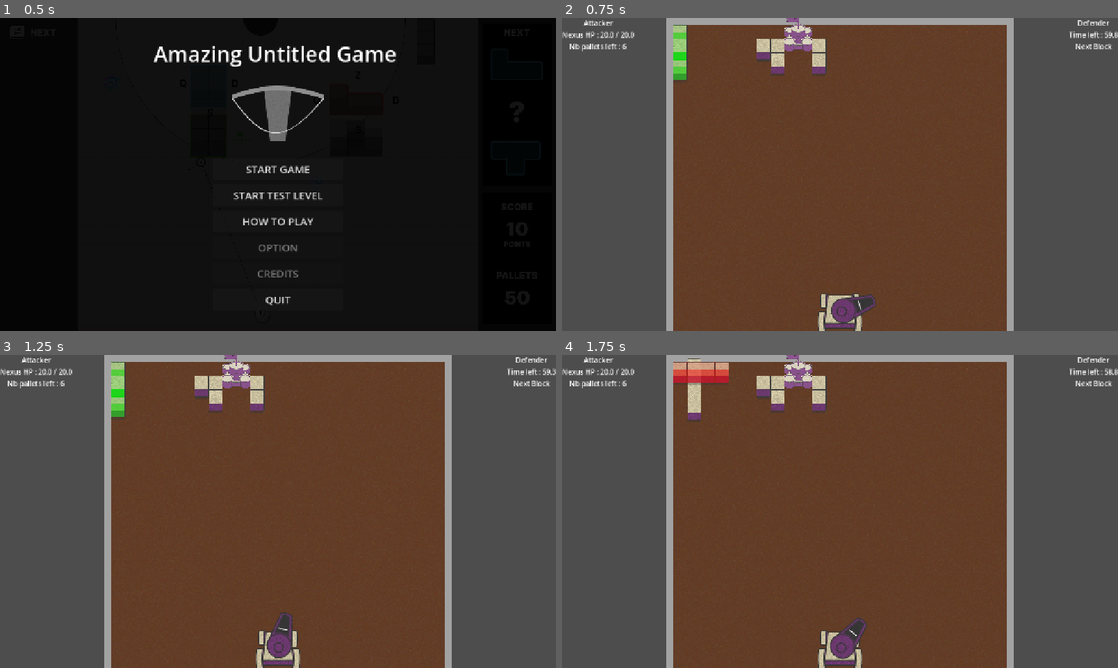
Above: before the commit, frames 1-4 (two rows, left to right).
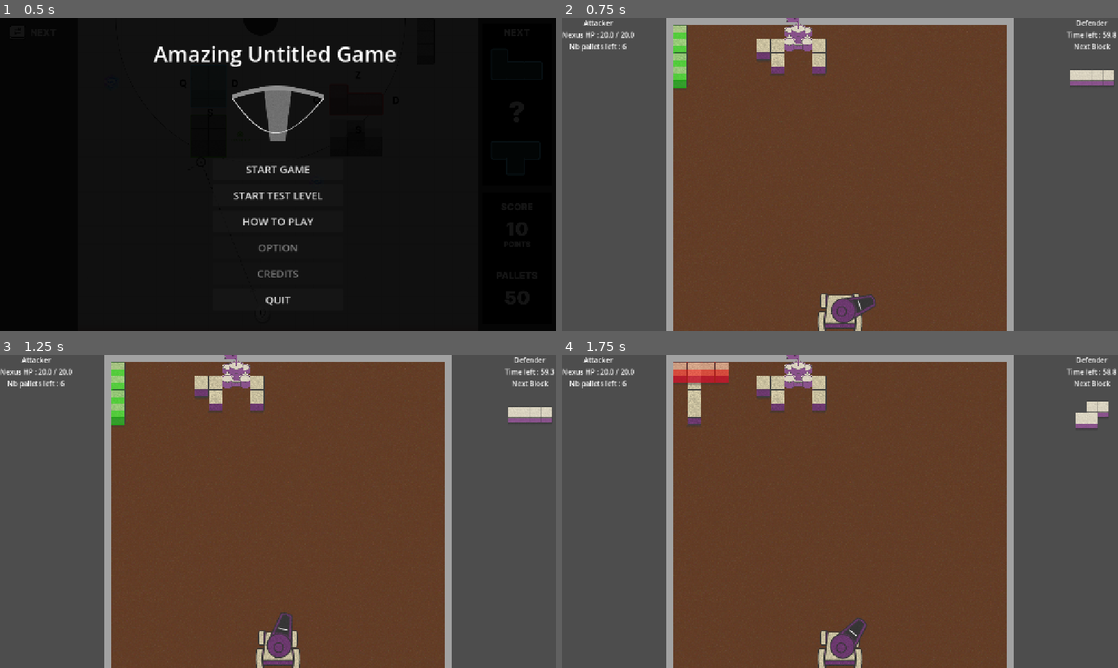
Above: after the commit, the same moments.

Repository: Angele-Bzl/construction
Game: Godot game, scene res://Scenes/title_screen.tscn
The game is run twice, just before and just after one commit, with the same random seed, the same clock (stepped at 60 frames per second) and the same inputs.
Inputs (mouse positions are in pixels of both pictures, inside the frame that each line leads up to):
- Up to frame 1 (0.5 s): no input
- Up to frame 2 (0.75 s): click "START GAME" at 0.5 s
- Up to frame 3 (1.25 s): no input
- Up to frame 4 (1.75 s): move the mouse to (962, 495) at 1.27 s; hold D (right) from 1.28 s (still down); tap Space (snap) at 1.35 s

Frame 1 is identical in both runs. In frame 2, 1.0% of the frame differs, in the area x 20-100%, y 0-23%; in frame 3, 1.0%; in frame 4, 0.8%.

Commit message:
Next pattern s'affiche dans le hud + music in game

Diff:
--- a/construction/Prefabs/BlockPrefabs/PatternPrefabs/pattern.tscn
+++ b/construction/Prefabs/BlockPrefabs/PatternPrefabs/pattern.tscn
@@ -2,9 +2,11 @@
 
 [ext_resource type="PackedScene" uid="uid://dmm0qqj4gh5up" path="res://Prefabs/BlockPrefabs/block.tscn" id="1_fxuyb"]
 [ext_resource type="Script" uid="uid://cym2ok0uucpi0" path="res://Scripts/pattern.gd" id="1_n1af2"]
+[ext_resource type="Texture2D" uid="uid://b4ey0opernhxx" path="res://Assets/UI/Patterns/pattern.png" id="2_5xven"]
 
 [node name="Pattern" type="Node2D" unique_id=103748082]
 script = ExtResource("1_n1af2")
+pattern_img = ExtResource("2_5xven")
 
 [node name="Block" parent="." unique_id=407422604 instance=ExtResource("1_fxuyb")]
 position = Vector2(16, 32)
--- a/construction/Prefabs/BlockPrefabs/PatternPrefabs/pattern_2.tscn
+++ b/construction/Prefabs/BlockPrefabs/PatternPrefabs/pattern_2.tscn
@@ -1,8 +1,10 @@
 [gd_scene format=3 uid="uid://dynd7g2epift3"]
 
 [ext_resource type="PackedScene" uid="uid://du6bvr3c87on8" path="res://Prefabs/BlockPrefabs/PatternPrefabs/pattern.tscn" id="1_2tmu8"]
+[ext_resource type="Texture2D" uid="uid://44e4rw3cjhsv" path="res://Assets/UI/Patterns/pattern2.png" id="2_r2cc6"]
 
 [node name="Pattern2" unique_id=103748082 instance=ExtResource("1_2tmu8")]
+pattern_img = ExtResource("2_r2cc6")
 
 [node name="Block4" parent="." index="3" unique_id=1347714736]
 position = Vector2(48, 64)
--- a/construction/Prefabs/BlockPrefabs/PatternPrefabs/pattern_3.tscn
+++ b/construction/Prefabs/BlockPrefabs/PatternPrefabs/pattern_3.tscn
@@ -1,8 +1,10 @@
 [gd_scene format=3 uid="uid://bkh7r7psrars"]
 
 [ext_resource type="PackedScene" uid="uid://du6bvr3c87on8" path="res://Prefabs/BlockPrefabs/PatternPrefabs/pattern.tscn" id="1_wpsym"]
+[ext_resource type="Texture2D" uid="uid://drxexwtdpn76" path="res://Assets/UI/Patterns/pattern3.png" id="2_sd6il"]
 
 [node name="Pattern3" unique_id=103748082 instance=ExtResource("1_wpsym")]
+pattern_img = ExtResource("2_sd6il")
 
 [node name="Block3" parent="." index="2" unique_id=502402122]
 position = Vector2(48, 64)
--- a/construction/Prefabs/BlockPrefabs/PatternPrefabs/pattern_4.tscn
+++ b/construction/Prefabs/BlockPrefabs/PatternPrefabs/pattern_4.tscn
@@ -1,8 +1,10 @@
 [gd_scene format=3 uid="uid://cygnn1gf052n2"]
 
 [ext_resource type="PackedScene" uid="uid://du6bvr3c87on8" path="res://Prefabs/BlockPrefabs/PatternPrefabs/pattern.tscn" id="1_50ggh"]
+[ext_resource type="Texture2D" uid="uid://cuon2xjhtnbnu" path="res://Assets/UI/Patterns/pattern4.png" id="2_0e8jh"]
 
 [node name="Pattern4" unique_id=103748082 instance=ExtResource("1_50ggh")]
+pattern_img = ExtResource("2_0e8jh")
 
 [node name="Block4" parent="." index="3" unique_id=1347714736]
 position = Vector2(112, 32)
--- a/construction/Prefabs/BlockPrefabs/PatternPrefabs/pattern_5.tscn
+++ b/construction/Prefabs/BlockPrefabs/PatternPrefabs/pattern_5.tscn
@@ -1,10 +1,11 @@
 [gd_scene format=3 uid="uid://djf42kwux6bwf"]
 
 [ext_resource type="PackedScene" uid="uid://du6bvr3c87on8" path="res://Prefabs/BlockPrefabs/PatternPrefabs/pattern.tscn" id="1_mrdss"]
+[ext_resource type="Texture2D" uid="uid://d3nxodnmjvf66" path="res://Assets/UI/Patterns/pattern5.png" id="2_ymqy0"]
 
 [node name="Pattern5" unique_id=103748082 instance=ExtResource("1_mrdss")]
-position = Vector2(-1.2471924, -0.4095039)
 scale = Vector2(1, 0.99253726)
+pattern_img = ExtResource("2_ymqy0")
 
 [node name="Block3" parent="." index="2" unique_id=502402122]
 position = Vector2(16, 96)
--- a/construction/Prefabs/BlockPrefabs/PatternPrefabs/pattern_6.tscn
+++ b/construction/Prefabs/BlockPrefabs/PatternPrefabs/pattern_6.tscn
@@ -1,14 +1,16 @@
 [gd_scene format=3 uid="uid://bk8tq2jt52v5p"]
 
 [ext_resource type="PackedScene" uid="uid://du6bvr3c87on8" path="res://Prefabs/BlockPrefabs/PatternPrefabs/pattern.tscn" id="1_sllng"]
+[ext_resource type="Texture2D" uid="uid://okk75hk7xgpi" path="res://Assets/UI/Patterns/pattern6.png" id="2_0m6kn"]
 
-[node name="Pattern5" unique_id=103748082 instance=ExtResource("1_sllng")]
-
-[node name="Block" parent="." index="0" unique_id=407422604]
-position = Vector2(-16, 48)
+[node name="Pattern6" unique_id=103748082 instance=ExtResource("1_sllng")]
+pattern_img = ExtResource("2_0m6kn")
 
 [node name="Block2" parent="." index="1" unique_id=1292690081]
-position = Vector2(48, 80)
+position = Vector2(80, 64)
 
 [node name="Block3" parent="." index="2" unique_id=502402122]
-position = Vector2(16, 80)
+position = Vector2(48, 64)
+
+[node name="Block4" parent="." index="3" unique_id=1347714736]
+position = Vector2(48, 32)
--- a/construction/Prefabs/BlockPrefabs/PatternPrefabs/pattern_7.tscn
+++ b/construction/Prefabs/BlockPrefabs/PatternPrefabs/pattern_7.tscn
@@ -1,11 +1,13 @@
 [gd_scene format=3 uid="uid://brsjeu6too1wi"]
 
 [ext_resource type="PackedScene" uid="uid://du6bvr3c87on8" path="res://Prefabs/BlockPrefabs/PatternPrefabs/pattern.tscn" id="1_6naft"]
+[ext_resource type="Texture2D" uid="uid://daqulwawm00fo" path="res://Assets/UI/Patterns/pattern7.png" id="2_mucfk"]
 
-[node name="Pattern5" unique_id=103748082 instance=ExtResource("1_6naft")]
+[node name="Pattern7" unique_id=103748082 instance=ExtResource("1_6naft")]
+pattern_img = ExtResource("2_mucfk")
 
 [node name="Block2" parent="." index="1" unique_id=1292690081]
-position = Vector2(16, 112)
+position = Vector2(16, 128)
 
 [node name="Block3" parent="." index="2" unique_id=502402122]
-position = Vector2(16, 80)
+position = Vector2(16, 96)
--- a/construction/Prefabs/BlockPrefabs/PatternPrefabs/pattern_8.tscn
+++ b/construction/Prefabs/BlockPrefabs/PatternPrefabs/pattern_8.tscn
@@ -1,14 +1,19 @@
 [gd_scene format=3 uid="uid://c5rpl8sfyc63x"]
 
 [ext_resource type="PackedScene" uid="uid://du6bvr3c87on8" path="res://Prefabs/BlockPrefabs/PatternPrefabs/pattern.tscn" id="1_jnlgg"]
+[ext_resource type="Texture2D" uid="uid://oyprw0geykhs" path="res://Assets/UI/Patterns/pattern8.png" id="2_vgylm"]
 
 [node name="Pattern5" unique_id=103748082 instance=ExtResource("1_jnlgg")]
+pattern_img = ExtResource("2_vgylm")
 
 [node name="Block" parent="." index="0" unique_id=407422604]
-position = Vector2(48, 48)
+position = Vector2(80, 32)
 
 [node name="Block2" parent="." index="1" unique_id=1292690081]
-position = Vector2(-16, 80)
+position = Vector2(16, 64)
 
 [node name="Block3" parent="." index="2" unique_id=502402122]
-position = Vector2(16, 80)
+position = Vector2(48, 64)
+
+[node name="Block4" parent="." index="3" unique_id=1347714736]
+position = Vector2(48, 32)
--- a/construction/Prefabs/Manager/AudioManager.tscn
+++ b/construction/Prefabs/Manager/AudioManager.tscn
@@ -1,6 +1,7 @@
 [gd_scene format=3 uid="uid://cxvfsqh64rxgx"]
 
 [ext_resource type="Script" uid="uid://bmwkjocf7oc0e" path="res://Scripts/Manager/audio_manager.gd" id="1_5um5d"]
+[ext_resource type="AudioStream" uid="uid://85nkiw0jjvtt" path="res://Sounds/Music/Master of the Feast.mp3" id="2_ole3w"]
 [ext_resource type="AudioStream" uid="uid://d28uybm7mblfh" path="res://Sounds/SFX/bump.wav" id="2_tir4x"]
 [ext_resource type="AudioStream" uid="uid://5tijld72pc8w" path="res://Sounds/SFX/plop.wav" id="3_wonal"]
 [ext_resource type="AudioStream" uid="uid://7rtrf7jryvhu" path="res://Sounds/SFX/click.wav" id="4_soxdg"]
@@ -12,7 +13,8 @@
 
 [node name="Music" type="Node" parent="." unique_id=730647465]
 
-[node name="AudioStreamPlayer" type="AudioStreamPlayer" parent="Music" unique_id=1328438860]
+[node name="GameMusic" type="AudioStreamPlayer" parent="Music" unique_id=1328438860]
+stream = ExtResource("2_ole3w")
 bus = &"Music"
 
 [node name="SFX" type="Node" parent="." unique_id=2124410299]
--- a/construction/Prefabs/UI/hud.tscn
+++ b/construction/Prefabs/UI/hud.tscn
@@ -1,6 +1,7 @@
 [gd_scene format=3 uid="uid://btth67ioelhyt"]
 
 [ext_resource type="Script" uid="uid://cbviq4mekeqap" path="res://Scripts/hud.gd" id="1_lepgj"]
+[ext_resource type="Texture2D" uid="uid://44e4rw3cjhsv" path="res://Assets/UI/Patterns/pattern2.png" id="2_oh2ji"]
 
 [sub_resource type="StyleBoxEmpty" id="StyleBoxEmpty_xrivr"]
 
@@ -73,4 +74,8 @@
 vertical_alignment = 1
 
 [node name="NextblockImage" type="TextureRect" parent="DefenderInfoPanel/VBoxContainer" unique_id=975438562]
+custom_minimum_size = Vector2(120, 120)
 layout_mode = 2
+texture = ExtResource("2_oh2ji")
+expand_mode = 1
+stretch_mode = 5
--- a/construction/Scripts/Manager/audio_manager.gd
+++ b/construction/Scripts/Manager/audio_manager.gd
@@ -7,6 +7,8 @@
 @onready var click_sfx : AudioStreamPlayer = $SFX/ClickSFX
 @onready var bomb_fuse_sfx : AudioStreamPlayer = $SFX/BombFuseSFX
 @onready var cannon_sfx : AudioStreamPlayer = $SFX/CannonSFX
+
+@onready var game_music : AudioStreamPlayer = $Music/GameMusic
 
 func fade_out(stream_player : AudioStreamPlayer, time : float = 1.5, volume : float = -20.0):
 	if stream_player.playing:
--- a/construction/Scripts/end_screen.gd
+++ b/construction/Scripts/end_screen.gd
@@ -22,6 +22,7 @@
 
 func _on_retry_button_pressed():
 	get_tree().paused = false
+	AudioManager.fade_out(AudioManager.game_music)
 	GlobalManager.reset_game_parameters()
 	Attacker.reset_game_parameters()
 	Defender.reset_game_parameters()
@@ -30,6 +31,7 @@
 
 func _on_main_menu_button_pressed():
 	get_tree().paused = false
+	AudioManager.fade_out(AudioManager.game_music)
 	GlobalManager.reset_game_parameters()
 	Attacker.reset_game_parameters()
 	Defender.reset_game_parameters()
--- a/construction/Scripts/levelManager.gd
+++ b/construction/Scripts/levelManager.gd
@@ -5,6 +5,7 @@
 @onready var block_container = $BlockContainer
 @onready var nexus = $Nexus
 @onready var ground = $Ground
+@onready var hud = $HUD
 
 @export var block : PackedScene
 
@@ -14,6 +15,7 @@
 
 func _ready():
 	Defender.pattern_snapped.connect(generate_new_pattern)
+	AudioManager.fade_in(AudioManager.game_music,1.0,-10.0)
 
 	_get_pattern_files()
 
@@ -67,6 +69,8 @@
 			for j in pos_around_nexus:
 				if nexus.global_position.y <= ground.global_position.y - int(ground.global_position.y) % int(GlobalManager.TILE.y*2) and j < 0:
 					print("Collé en haut")
+				elif nexus.global_position.y <= ground.global_position.y + GlobalManager.TILE.y * 2 - int(ground.global_position.y) % int(GlobalManager.TILE.y*2) and j < -1:
+					print("Un peu collé en haut")
 				else:
 					valid_pos_for_blocks.append(Vector2(i,j))
 
@@ -95,3 +99,6 @@
 		new_pattern.select()
 	if !patterns.is_empty():
 		next_pattern = patterns.pick_random()
+		var tamp_pattern : Pattern = next_pattern.instantiate()
+		hud.nextblock_image.texture = tamp_pattern.pattern_img.duplicate()
+		tamp_pattern.queue_free()
--- a/construction/Scripts/pattern.gd
+++ b/construction/Scripts/pattern.gd
@@ -1,5 +1,7 @@
 extends Node2D
 class_name Pattern
+
+@export var pattern_img : CompressedTexture2D
 
 var is_selected = false:
 	set(value):
Not shown, added: construction/Sounds/Music/Master of the Feast.mp3.import
Not shown, added: construction/Sounds/Music/Master of the Feast.mp3
